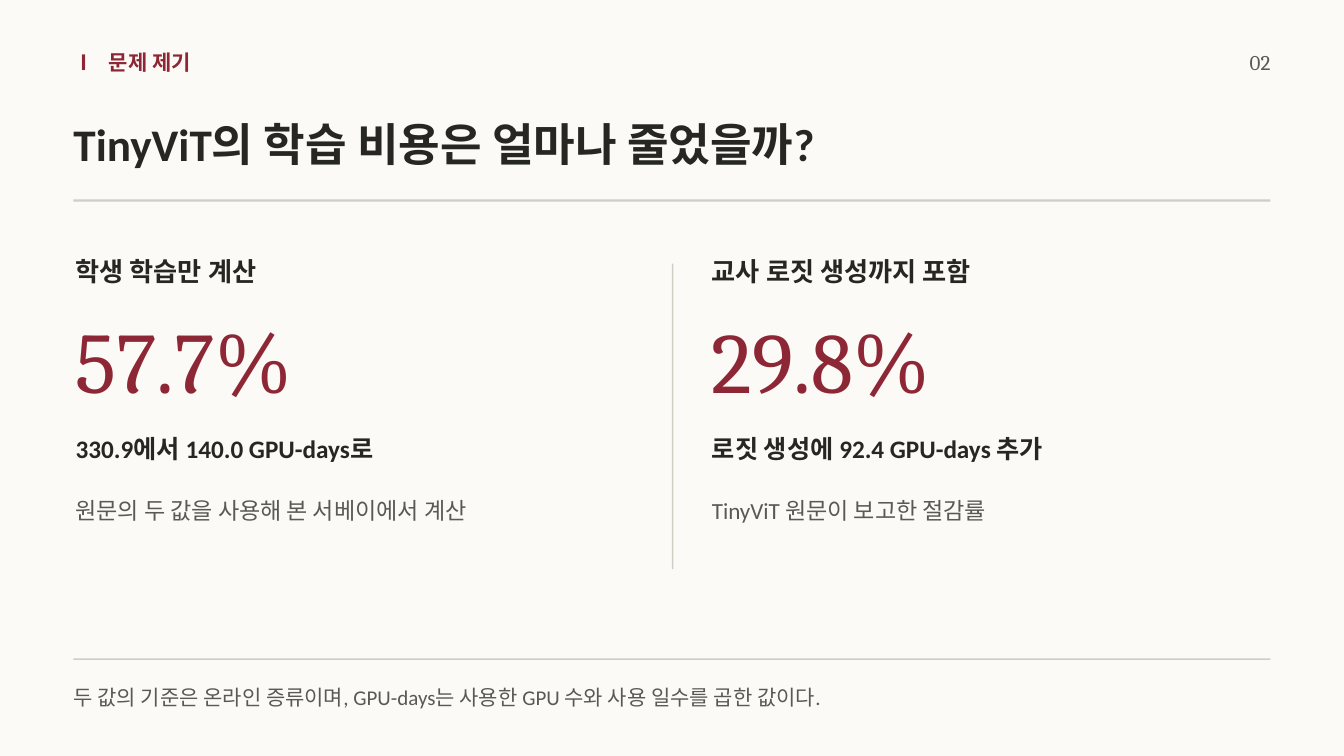
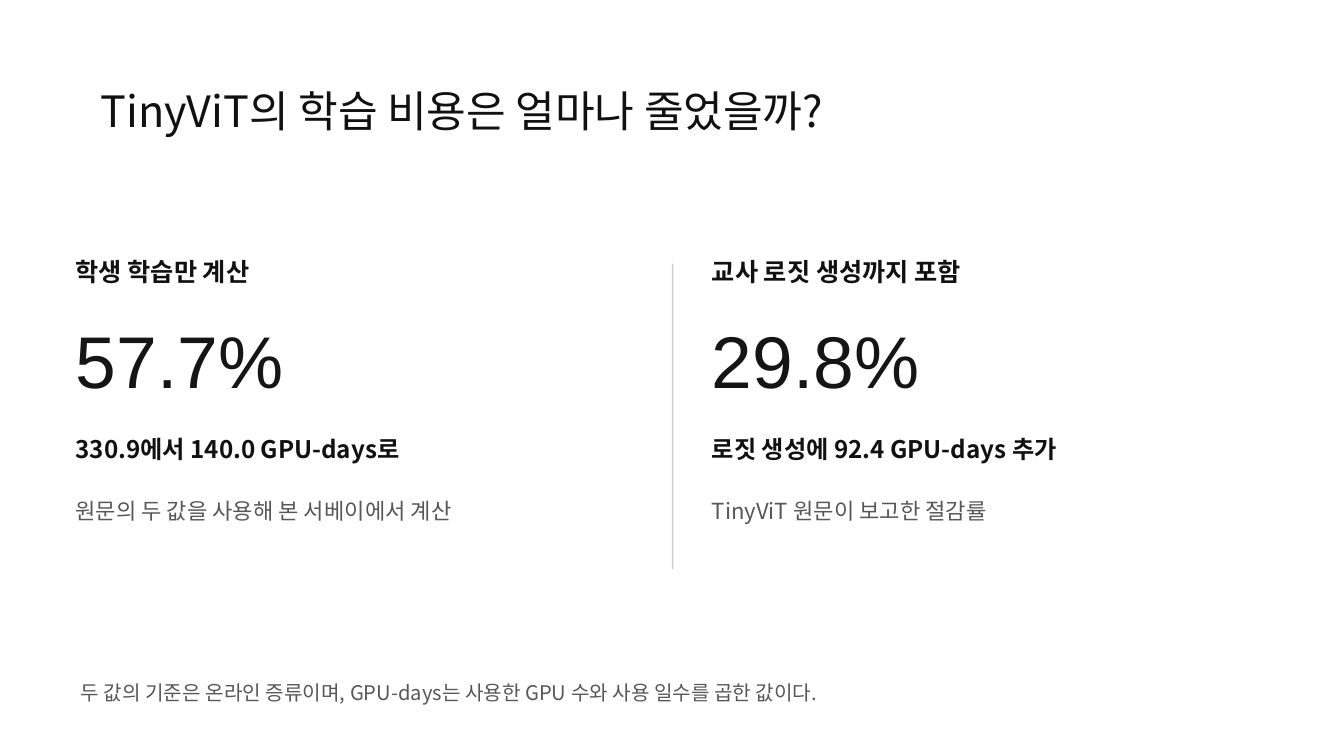
Before and after one commit to jeehoo0507/Efficient-KD-for-Vision, a slide deck: slide 3 of presentations/vision-kd-seminar/EKD-seminar.pptx (slide 2 before the commit). Drawn at 1344x756 pixels with LibreOffice and Linux fonts; fonts in the diff are those of the drawing. Boxes give left, top, right and bottom in pixels: in the first picture for what was removed or moved away, otherwise in the second. Text is boxed around its words. In the diff, an @@ line names an element or a change of style, - is before the commit and + after.

```diff
--- a/presentations/vision-kd-seminar/EKD-seminar.pptx
+++ b/presentations/vision-kd-seminar/EKD-seminar.pptx
@@ background #FCFAF6 to #FFFFFF @@
@@ text removed at box(73, 52, 191, 72) @@
-Ⅰ 문제 제기
@@ title "TinyViT의 학습 비용은 얼마나 줄었을까?": place and size @@
-title "TinyViT의 학습 비용은 얼마나 줄었을까?" at box(73, 123, 814, 168)
+title "TinyViT의 학습 비용은 얼마나 줄었을까?" at box(101, 91, 822, 137)
@@ title "TinyViT의 학습 비용은 얼마나 줄었을까?" at box(101, 91, 822, 137): size 32.2 to 30.8 pt, font Calibri to Noto Sans CJK KR, text colour #262723 to #111111, bold off; line spacing 1 to 0.9 @@
@@ text removed at box(1250, 56, 1271, 70) @@
-02
@@ rectangle removed at box(74, 200, 1271, 202) @@
@@ text "학생 학습만 계산" at box(76, 259, 249, 284): size 18.8 to 18 pt, font Calibri to Noto Sans CJK KR, text colour #262723 to #111111 @@
@@ text "교사 로짓 생성까지 포함" at box(712, 259, 961, 284): size 18.8 to 18 pt, font Calibri to Noto Sans CJK KR, text colour #262723 to #111111 @@
@@ text "57.7%" at box(76, 337, 283, 389): size 61.5 to 52.3 pt, font Cambria to Arial, text colour #8E2735 to #151515 @@
@@ text "29.8%" at box(712, 337, 919, 389): size 61.5 to 52.3 pt, font Cambria to Arial, text colour #8E2735 to #151515 @@
@@ text "330.9에서 140.0 GPU-days로" at box(76, 437, 400, 464): size 18 to 17.3 pt, font Calibri to Noto Sans CJK KR, text colour #262723 to #111111 @@
@@ text "로짓 생성에 92.4 GPU-days 추가" at box(712, 437, 1056, 464): size 18 to 17.3 pt, font Calibri to Noto Sans CJK KR, text colour #262723 to #111111 @@
@@ text "원문의 두 값을 사용해 본 ..." at box(76, 500, 452, 521): size 16.5 to 15.8 pt, font Calibri to Noto Sans CJK KR, text colour #595A54 to #575757 @@
@@ text "TinyViT 원문이 보고한 절감률" at box(712, 500, 986, 524): size 16.5 to 15.8 pt, font Calibri to Noto Sans CJK KR, text colour #595A54 to #575757 @@
@@ rectangle removed at box(74, 658, 1271, 660) @@
@@ text "두 값의 기준은 온라인 증류이며, ...": place and size @@
-text "두 값의 기준은 온라인 증류이며, ..." at box(73, 687, 820, 709)
+text "두 값의 기준은 온라인 증류이며, ..." at box(81, 683, 817, 705)
@@ text "두 값의 기준은 온라인 증류이며, ..." at box(81, 683, 817, 705): size 15 to 14.4 pt, font Calibri to Noto Sans CJK KR, text colour #595A54 to #575757 @@
```
Also in this commit, not shown: 12 other slides changed, 6 slides added, 1 slide removed, 22 other files.
